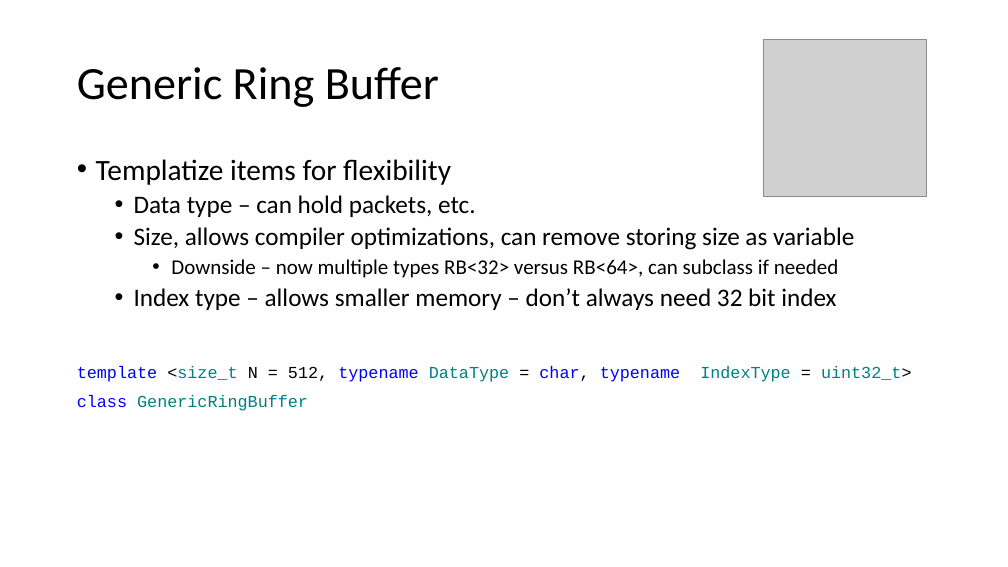
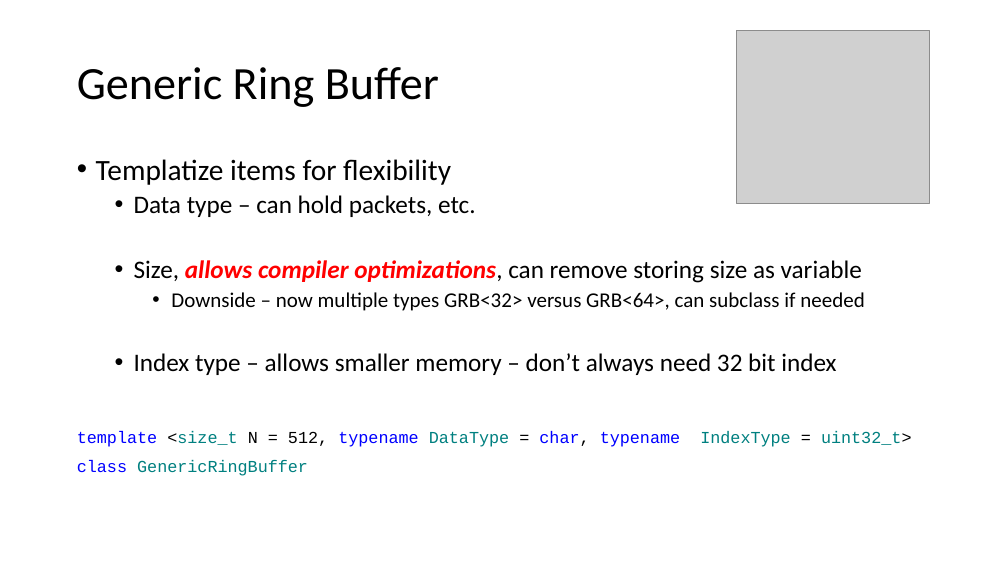
Before and after one commit to ChrisLomont/RingBuffer, a slide deck: slide 10 of Making a Ringbuffer.pptx. Drawn at 1008x567 pixels with LibreOffice and Linux fonts; fonts in the diff are those of the drawing; grey boxes stand for pictures. Boxes give left, top, right and bottom in pixels: in the first picture for what was removed or moved away, otherwise in the second. Text is boxed around its words. In the diff, an @@ line names an element or a change of style, - is before the commit and + after.

```diff
--- a/Making a Ringbuffer.pptx
+++ b/Making a Ringbuffer.pptx
@@ picture: place and size @@
-picture at (763,39,926,196)
+picture at (737,30,929,203)
@@ text at (134,260,862,283): text colour #000000 to #FF0000, bold on, italic on in "allows compiler optimizations," @@
@@ text at (171,292,864,311): text changed @@
-    • Downside – now multiple types RB<32> versus RB<64>, can subclass if needed
+    • Downside – now multiple types GRB<32> versus GRB<64>, can subclass if needed
```
Also in this commit, not shown: 31 other slides changed, 3 slides added, 1 slide removed, 13 other files.
